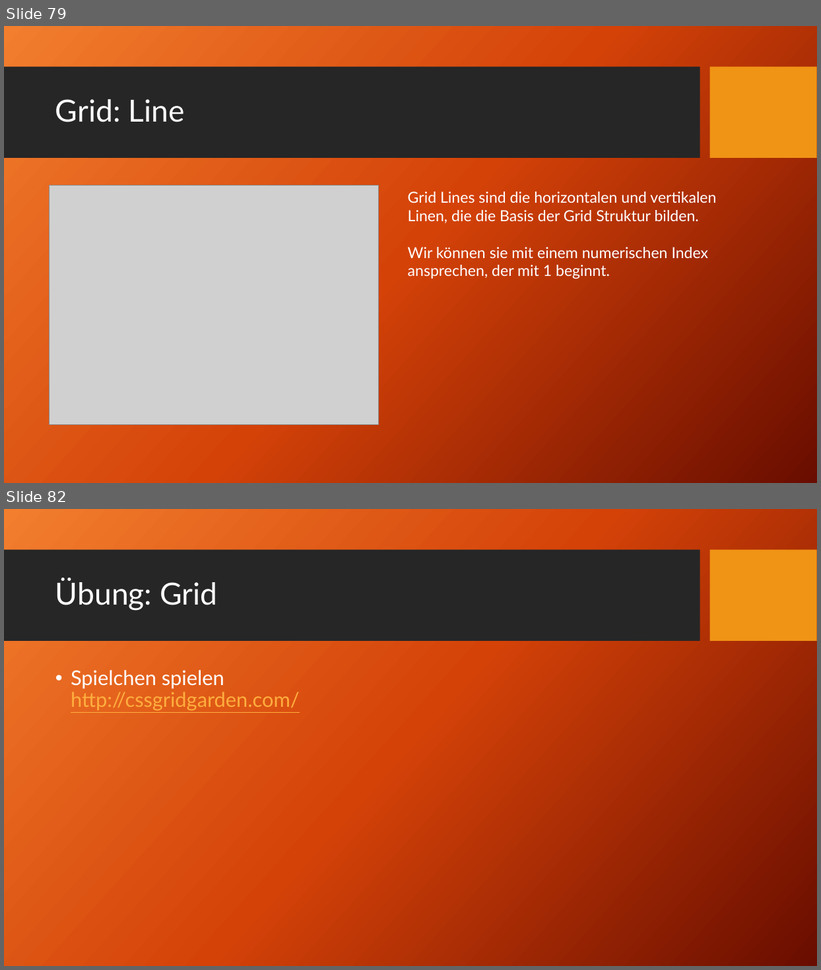
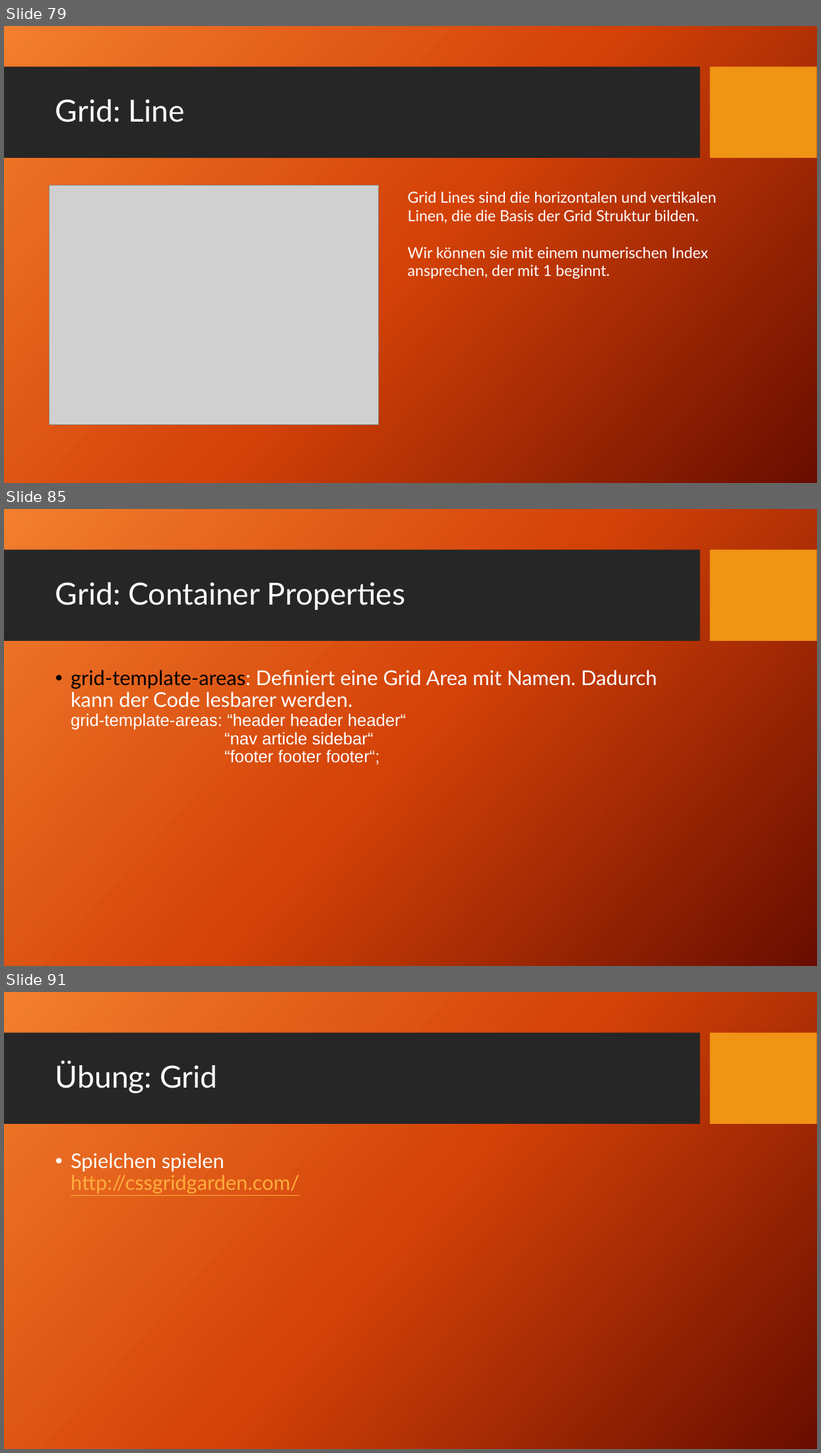
Before and after one commit to TomFrey/htmlCssBasicUebungen, a slide deck: html Schulung.pptx. Shown one above the other, each under a label of ours: slides 79 and 82 before the commit, slides 79, 85 and 91 after it; the slides between them are not shown. The pictures are 821x970 and 821x1453 pixels, drawn with LibreOffice and Linux fonts; fonts in the diff are those of the drawing; grey boxes stand for pictures; background and template pictures are left out. Boxes give left, top, right and bottom in pixels: in the first picture for what was removed or moved away, otherwise in the second. Text is boxed around its words. In the diff, an @@ line names an element or a change of style, - is before the commit and + after.

Commit message:
CSS Grid zur PP Präsentation hinzugefügt.

```diff
--- a/html Schulung.pptx
+++ b/html Schulung.pptx
@@ slide 85 added at <box>4,509,817,966</box>, background picture (left out); not listed: 2 template elements that a slide beside it also shows @@
@@ title added at <box>55,582,405,610</box>, 36 pt, text #FFFFFF @@
+Grid: Container Properties
@@ text added at <box>71,670,657,765</box>, 24 pt, text #FFFFFF @@
+• grid-template-areas: Definiert eine Grid Area mit Namen. Dadurch kann der Code lesbarer werden.
+  grid-template-areas: “header header header“
+  “nav article sidebar“
+  “footer footer footer“;
@@ what was slide 82 is now slide 91 @@
```
Also in this commit, not shown: 1 slide changed, 9 other slides added, 1 slide removed.
